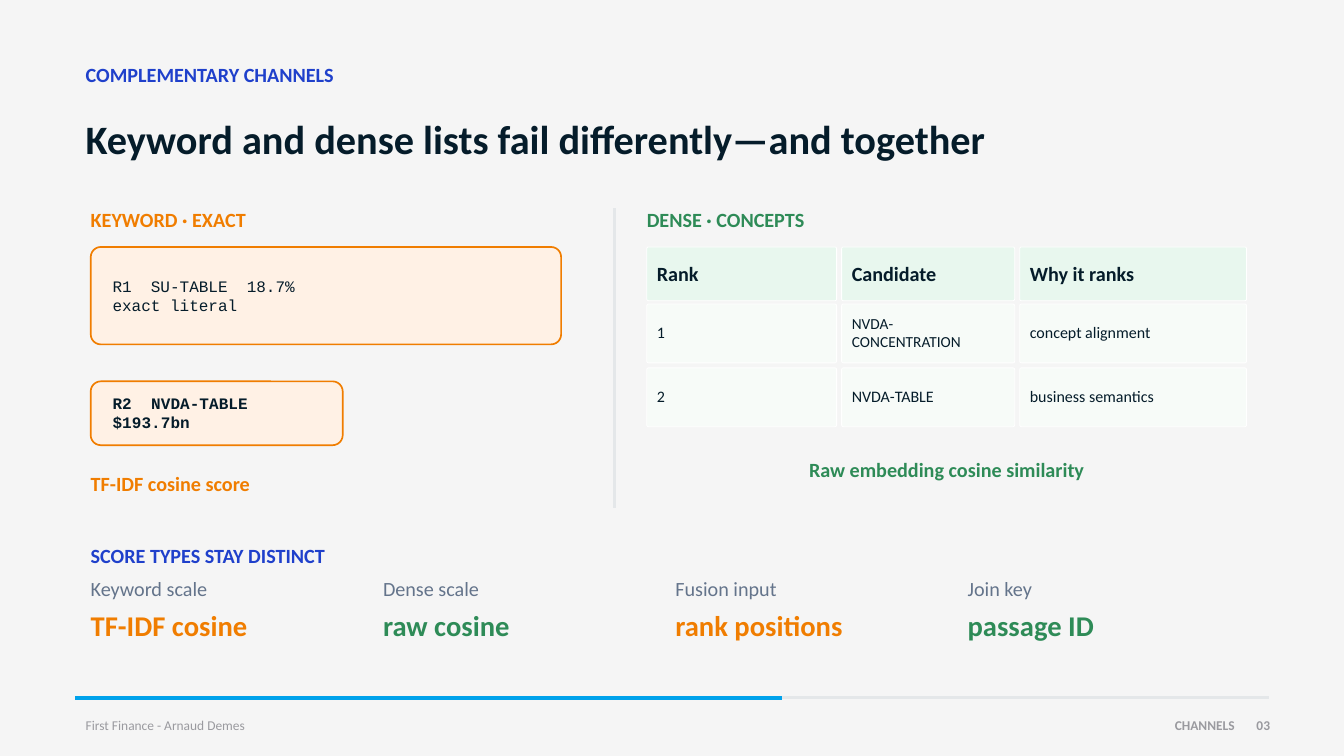
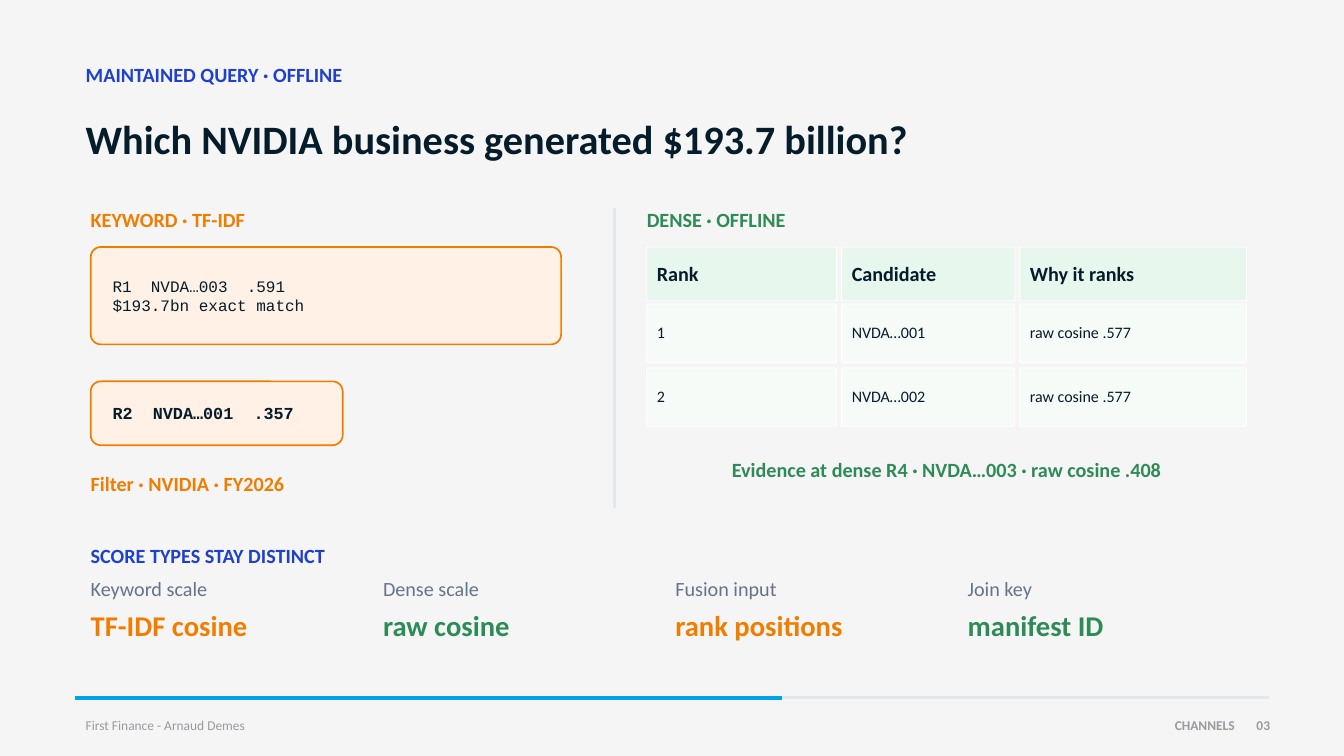
Before and after one commit to Nonocho/finai-academy, a slide deck: slide 3 of decks/06-hybrid-retrieval.pptx. Drawn at 1344x756 pixels with LibreOffice and Linux fonts; fonts in the diff are those of the drawing. Boxes give left, top, right and bottom in pixels: in the first picture for what was removed or moved away, otherwise in the second. Text is boxed around its words. In the diff, an @@ line names an element or a change of style, - is before the commit and + after.

Commit message:
fix: align lesson 06 acceptance contracts

```diff
--- a/decks/06-hybrid-retrieval.pptx
+++ b/decks/06-hybrid-retrieval.pptx
@@ text at <box>86,69,342,85</box>: text changed @@
-COMPLEMENTARY CHANNELS
+MAINTAINED QUERY · OFFLINE
@@ text at <box>86,125,907,161</box>: text changed @@
-Keyword and dense lists fail differently—and together
+Which NVIDIA business generated $193.7 billion?
@@ text at <box>91,213,245,227</box>: text changed @@
-KEYWORD · EXACT
+KEYWORD · TF-IDF
@@ text at <box>647,214,785,227</box>: text changed @@
-DENSE · CONCEPTS
+DENSE · OFFLINE
@@ text at <box>113,281,304,312</box>: text changed @@
-R1 SU-TABLE 18.7%
-exact literal
+R1 NVDA…003 .591
+$193.7bn exact match
@@ text at <box>852,327,925,338</box>: text changed; size 13.7 to 14.2 pt @@
-NVDA-
-CONCENTRATION
+NVDA…001
@@ text at <box>1030,327,1131,338</box>: text changed @@
-concept alignment
+raw cosine .577
@@ text at <box>113,407,294,419</box>: text changed; size 14.4 to 15 pt @@
-R2 NVDA-TABLE $193.7bn
+R2 NVDA…001 .357
@@ text at <box>852,391,925,402</box>: text changed @@
-NVDA-TABLE
+NVDA…002
@@ text at <box>1030,391,1131,402</box>: text changed @@
-business semantics
+raw cosine .577
@@ text at <box>91,477,285,491</box>: text changed @@
-TF-IDF cosine score
+Filter · NVIDIA · FY2026
@@ text at <box>732,463,1161,477</box>: text changed @@
-Raw embedding cosine similarity
+Evidence at dense R4 · NVDA…003 · raw cosine .408
@@ text at <box>968,616,1104,636</box>: text changed @@
-passage ID
+manifest ID
```
Also in this commit, not shown: 14 other files.
